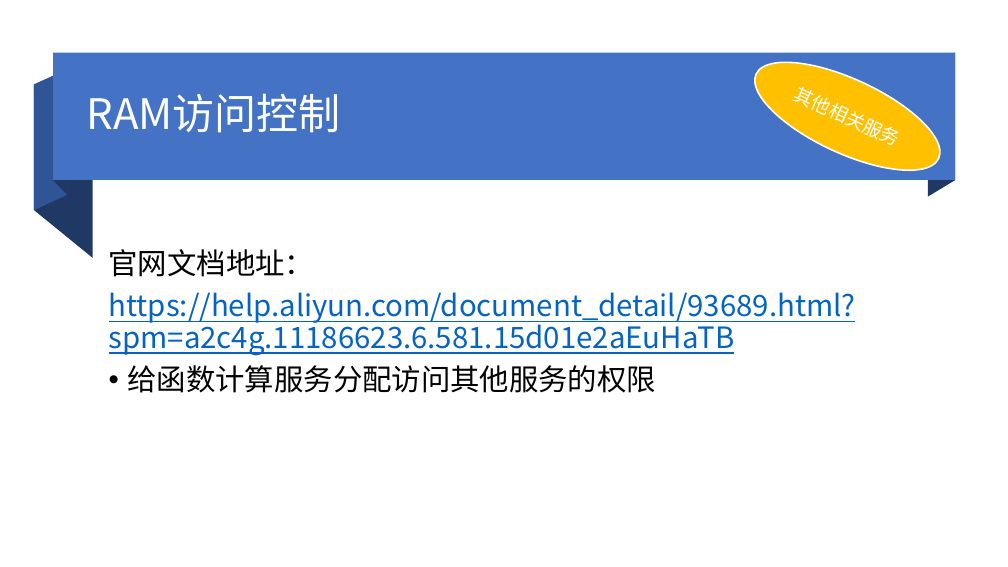
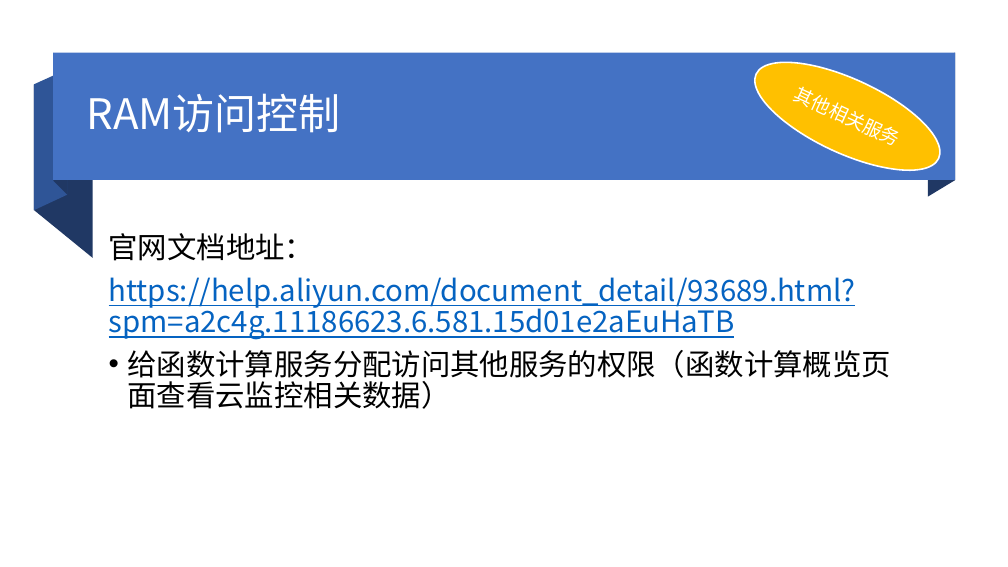
Before and after one commit to wangqisong/fc, a slide deck: slide 19 of doc/阿里云函数计算.pptx. Drawn at 1008x567 pixels with LibreOffice and Linux fonts; fonts in the diff are those of the drawing. Boxes give left, top, right and bottom in pixels: in the first picture for what was removed or moved away, otherwise in the second. Text is boxed around its words. In the diff, an @@ line names an element or a change of style, - is before the commit and + after.

```diff
--- a/doc/阿里云函数计算.pptx
+++ b/doc/阿里云函数计算.pptx
@@ text at box(128, 350, 891, 409): text changed @@
-• 给函数计算服务分配访问其他服务的权限
+• 给函数计算服务分配访问其他服务的权限（函数计算概览页面查看云监控相关数据）
```
Also in this commit, not shown: 6 other slides changed, 10 slides added.
